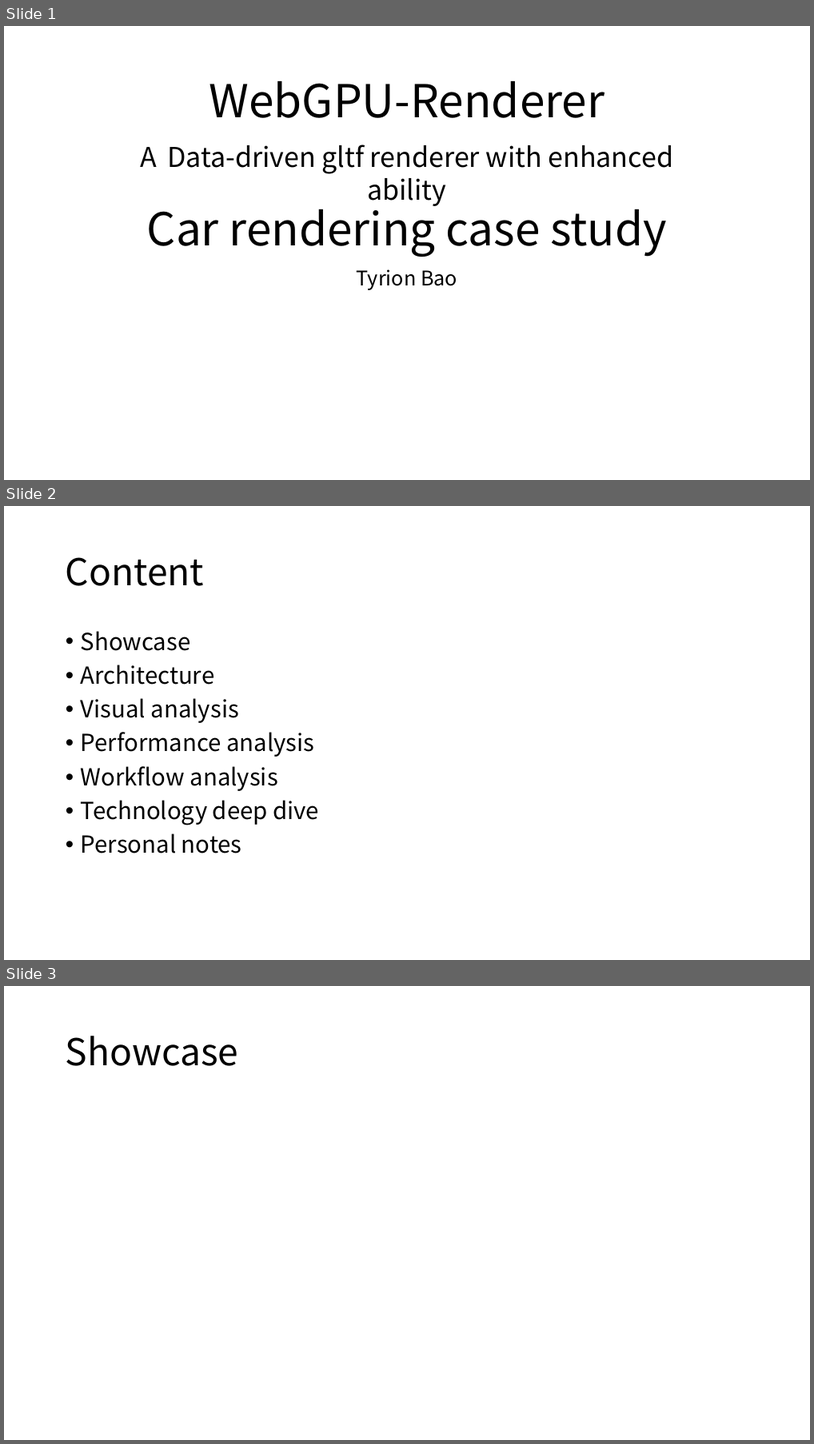
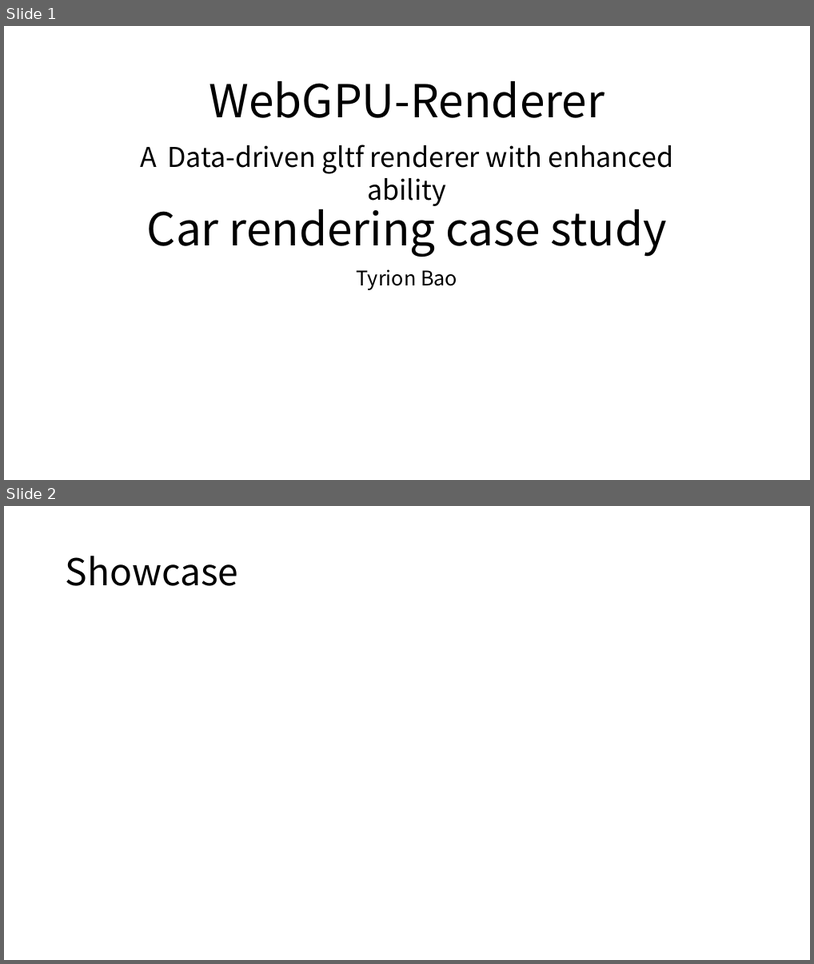
Before and after one commit to boycececil666gmailcom/webgpu-renderer, a slide deck: WebGPU Renderer.pptx. Shown one above the other, each under a label of ours: slides 1, 2 and 3 before the commit, slides 1 and 2 after it. The pictures are 814x1444 and 814x964 pixels, drawn with LibreOffice and Linux fonts; fonts in the diff are those of the drawing. Boxes give left, top, right and bottom in pixels: in the first picture for what was removed or moved away, otherwise in the second. Text is boxed around its words. In the diff, an @@ line names an element or a change of style, - is before the commit and + after.

```diff
--- a/WebGPU Renderer.pptx
+++ b/WebGPU Renderer.pptx
@@ slide 2 removed at <box>4,506,810,960</box>, background #FFFFFF @@
@@ title removed at <box>66,557,205,586</box> @@
-Content
@@ text removed at <box>81,631,319,853</box> @@
-• Showcase
-• Architecture
-• Visual analysis
-• Performance analysis
-• Workflow analysis
-• Technology deep dive
-• Personal notes
@@ what was slide 3 is now slide 2 @@
```
Also in this commit, not shown: 2 slides changed, 4 slides added, 4 other slides removed, 10 other files.
